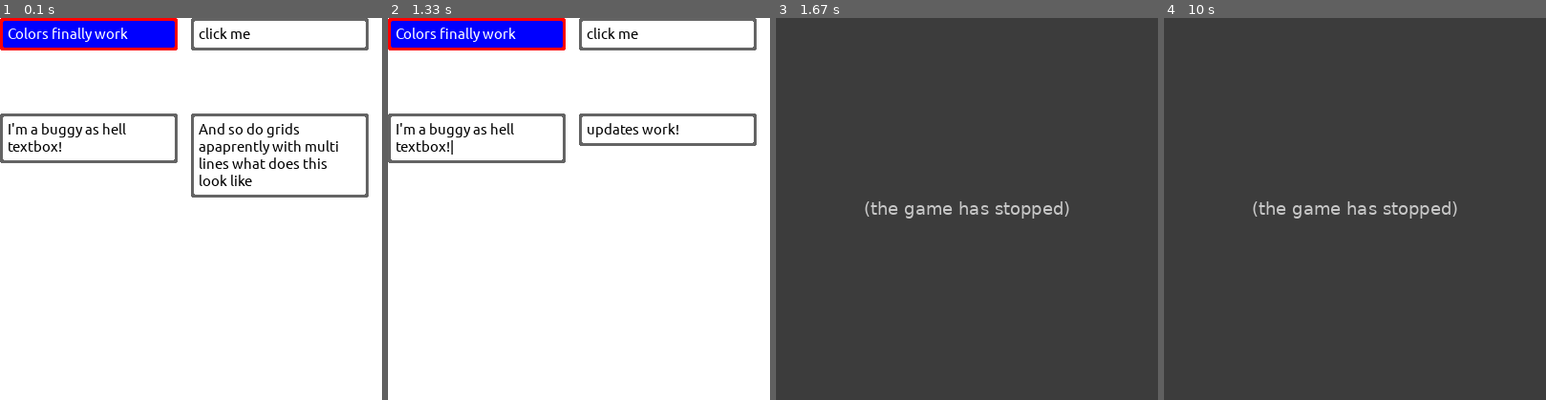
Above: before the commit, frames 1-4 (left to right).
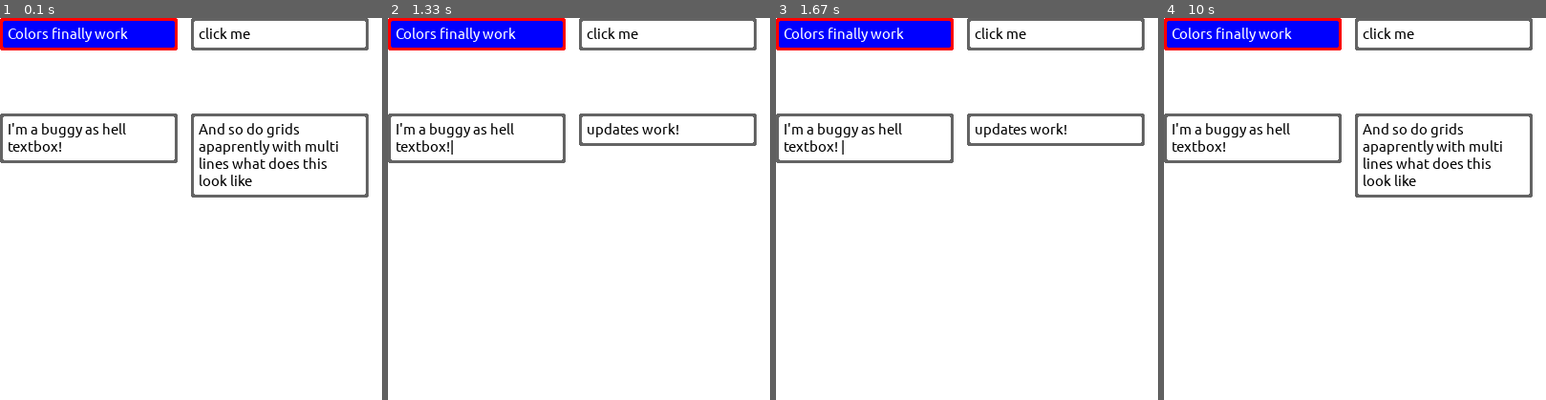
Above: after the commit, the same moments.

Repository: Camleaf/ICS3U
Game: pygame game, started from U3/lib/pymenu/pymenutest.py
The game is run twice, just before and just after one commit, with the same random seed, the same clock (stepped at 60 frames per second) and the same inputs.
Inputs (mouse positions are in pixels of both pictures, inside the frame that each line leads up to):
- Up to frame 1 (0.1 s): no input
- Up to frame 2 (1.33 s): click (666, 33) at 0.4 s; tap Enter at 0.67 s; click (460, 151) at 1.07 s
- Up to frame 3 (1.67 s): tap Space at 1.33 s
- Up to frame 4 (10 s): click (1362, 79) at 1.73 s; click (1301, 128) at 2.9 s; click (1454, 174) at 3.23 s; click (1232, 159) at 4.07 s; click (1240, 79) at 4.4 s; click (1270, 140) at 5.3 s; click (1297, 319) at 5.63 s; click (1270, 140) at 5.97 s; click (1293, 86) at 6.3 s; click (1282, 117) at 6.97 s; click (1423, 335) at 7.3 s; click (1251, 140) at 8.07 s; click (1370, 312) at 8.4 s; click (1213, 140) at 8.73 s; click (1259, 170) at 9.07 s; click (1442, 33) at 9.8 s

Frames 1-2 are identical in both runs. In frame 3, 100% of the frame differs, in the area x 0-100%, y 0-100%; in frame 4, 100%.
Error before the commit: AttributeError: 'Window' object has no attribute 'input_type' (pymenu.py line 114); the game stopped at 1.33 s (later frames are placeholders)

Commit message:
fix stupid reference error

Diff:
--- a/U3/lib/pymenu/pymenu.py
+++ b/U3/lib/pymenu/pymenu.py
@@ -111,9 +111,9 @@
                 self.__objects[ID].text = self.__objects[ID].text[:-1]
             elif key == "\r":
                 self.__objects[ID].activated = False
-            elif self.input_type == "num" and key in "1234567890":
+            elif object.input_type == "num" and key in "1234567890":
                 self.__objects[ID].text += key
-            elif self.input_type == "all":
+            elif object.input_type == "all":
                 self.__objects[ID].text += key
             self.update_surf(ID)
 
@@ -123,7 +123,7 @@
         pg.draw.rect(self.__surf, self.bg_color, collidable)
         self.__objects[ID].render()
         self.__collidables[ID] = self.__objects[ID]._image.get_rect()
-        self.__collidables[ID].topleft = collidable.topleft
+        self.__collidables[ID].topleft = orig_coords
         self.__surf.blit(self.__objects[ID]._image,collidable)
 
 
